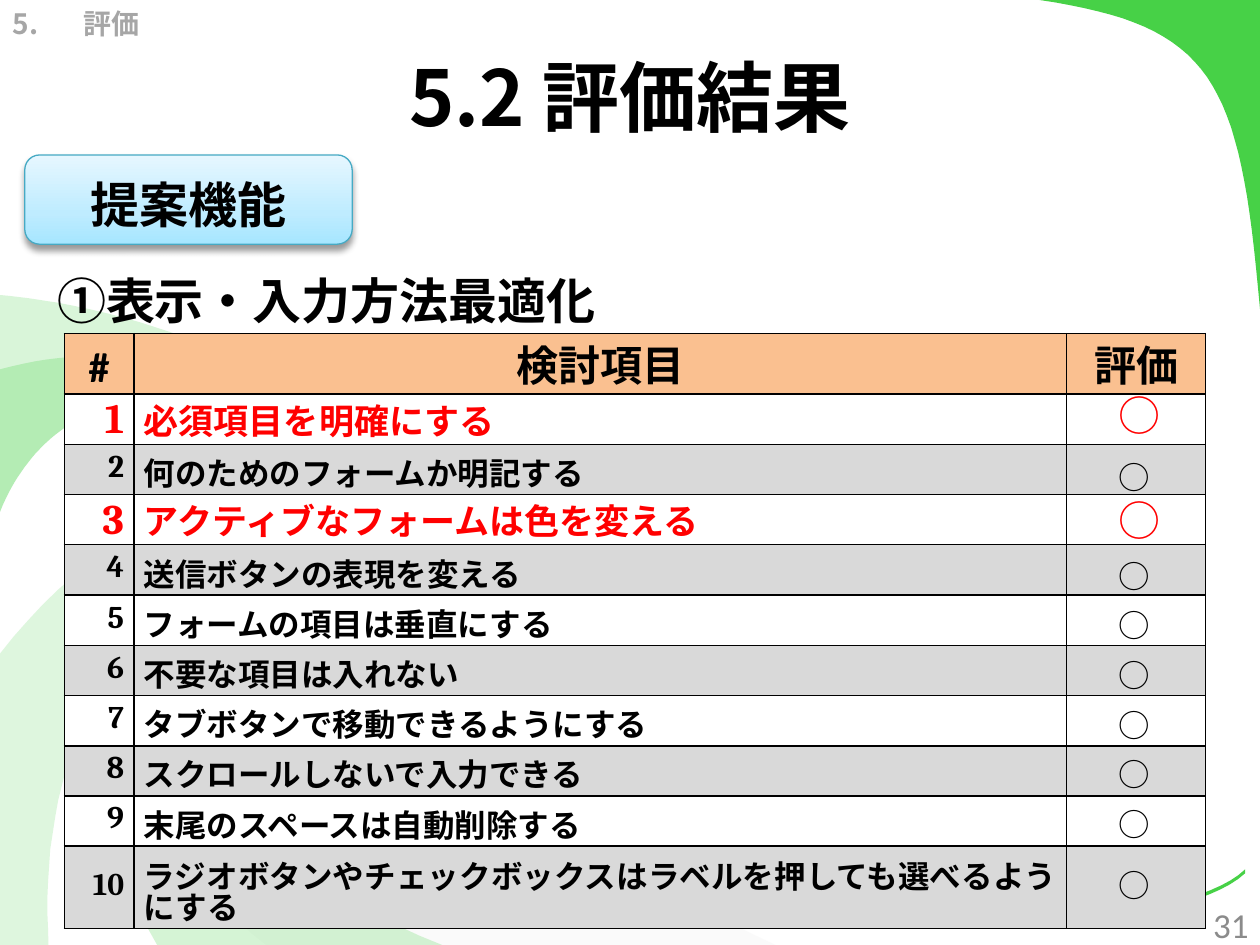
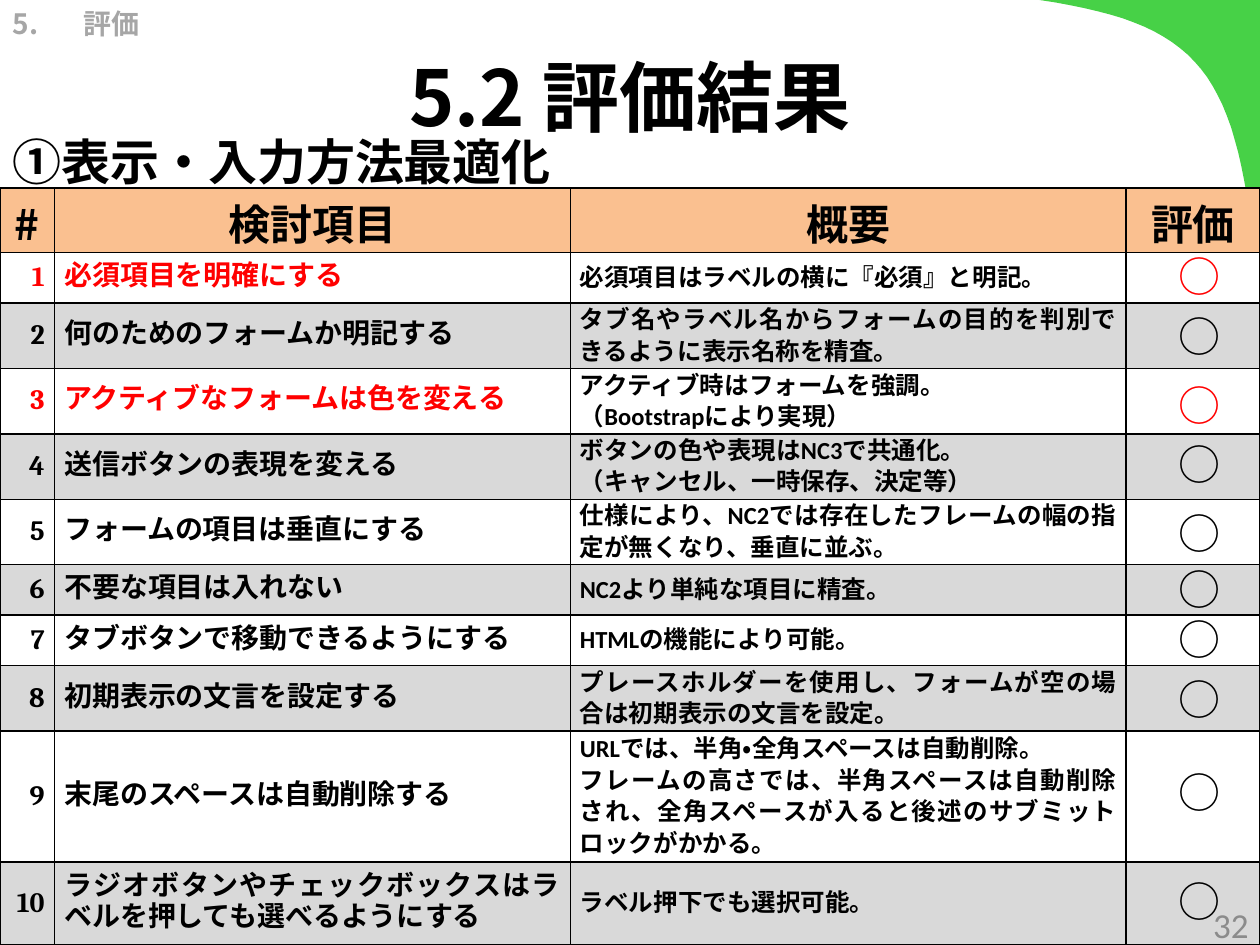
Before and after one commit to kotaro0717/Report-Management, a slide deck: slide 32 of 1.中間報告/3.発表資料/report_hokada.pptx (slide 31 before the commit). Drawn at 1260x945 pixels with LibreOffice and Linux fonts; fonts in the diff are those of the drawing. Boxes give left, top, right and bottom in pixels: in the first picture for what was removed or moved away, otherwise in the second. Text is boxed around its words. In the diff, an @@ line names an element or a change of style, - is before the commit and + after.

```diff
--- a/1.中間報告/3.発表資料/report_hokada.pptx
+++ b/1.中間報告/3.発表資料/report_hokada.pptx
@@ text "①表示・入力方法最適化" rewrapped from box(57, 277, 595, 324) to box(13, 131, 551, 193) @@
@@ rounded rectangle removed at box(25, 155, 353, 244) @@
-提案機能
@@ table at box(0, 188, 1259, 945) @@
-column 2: 検討項目 | 必須項目を明確にする | 何のためのフォームか明記する | アクティブなフォームは色を変える | 送信ボタンの表現を変える | フォームの項目は垂直にする | 不要な項目は入れない | タブボタンで移動できるようにする | スクロールしないで入力できる | 末尾のスペースは自動削除する | ラジオボタンやチェックボックスはラベルを押しても選べるようにする
+column 2: 検討項目 | 必須項目を明確にする | 何のためのフォームか明記する | アクティブなフォームは色を変える | 送信ボタンの表現を変える | フォームの項目は垂直にする | 不要な項目は入れない | タブボタンで移動できるようにする | 初期表示の文言を設定する | 末尾のスペースは自動削除する | ラジオボタンやチェックボックスはラベルを押しても選べるようにする
+column 3: 概要 | 必須項目はラベルの横に『必須』と明記。 | タブ名やラベル名からフォームの目的を判別できるように表示名称を精査。 | アクティブ時はフォームを強調。 / （Bootstrapにより実現） | ボタンの色や表現はNC3で共通化。 / （キャンセル、一時保存、決定等） | 仕様により、NC2では存在したフレームの幅の指定が無くなり、垂直に並ぶ。 | NC2より単純な項目に精査。 | HTMLの機能により可能。 | プレースホルダーを使用し、フォームが空の場合は初期表示の文言を設定。 | URLでは、半角・全角スペースは自動削除。 / フレームの高さでは、半角スペースは自動削除され、全角スペースが入ると後述のサブミットロックがかかる。 | ラベル押下でも選択可能。
@@ table: place and size @@
-table at box(64, 334, 1205, 929)
+table at box(0, 188, 1259, 945)
@@ text "○": place and size @@
-text "○" at box(1106, 383, 1176, 446)
+text "○" at box(1166, 244, 1235, 307)
@@ size 18 to 24 pt in 8 elements at box(1166, 869, 1235, 932), box(1166, 760, 1235, 823), box(1166, 667, 1235, 730), box(1166, 607, 1235, 670), box(1166, 558, 1235, 621), box(1166, 501, 1235, 564), box(1166, 433, 1235, 496), box(1166, 304, 1235, 367) @@
@@ text "○": place and size @@
-text "○" at box(1106, 451, 1176, 501)
+text "○" at box(1166, 304, 1235, 367)
@@ text "○": place and size @@
-text "○" at box(1106, 489, 1176, 552)
+text "○" at box(1166, 373, 1235, 436)
@@ text "○": place and size @@
-text "○" at box(1106, 551, 1176, 601)
+text "○" at box(1166, 433, 1235, 496)
@@ text "○": place and size @@
-text "○" at box(1106, 600, 1176, 650)
+text "○" at box(1166, 501, 1235, 564)
@@ text "○": place and size @@
-text "○" at box(1106, 650, 1176, 701)
+text "○" at box(1166, 558, 1235, 621)
@@ text "○": place and size @@
-text "○" at box(1106, 699, 1176, 750)
+text "○" at box(1166, 607, 1235, 670)
@@ text "○": place and size @@
-text "○" at box(1106, 748, 1176, 799)
+text "○" at box(1166, 667, 1235, 730)
@@ text "○": place and size @@
-text "○" at box(1106, 799, 1176, 849)
+text "○" at box(1166, 760, 1235, 823)
@@ text "○": place and size @@
-text "○" at box(1106, 859, 1176, 910)
+text "○" at box(1166, 869, 1235, 932)
@@ page number at box(1213, 909, 1248, 945): text changed @@
-31
+32
```
Also in this commit, not shown: 18 other slides changed, 3 slides added, 1 slide removed, 5 other files.
